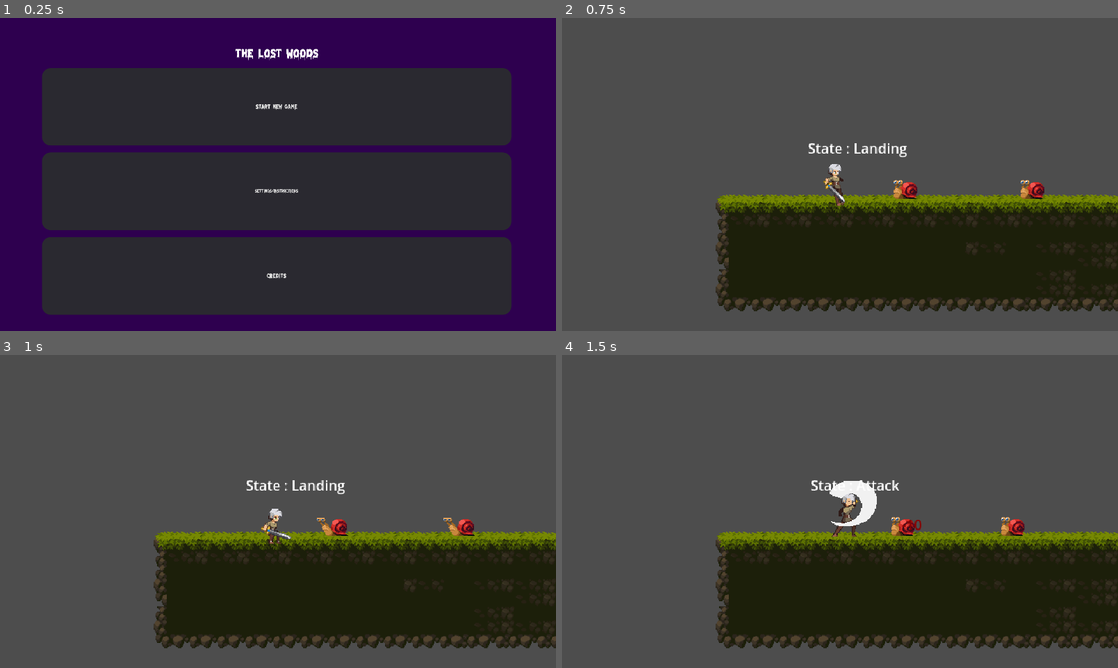
Above: before the commit, frames 1-4 (two rows, left to right).
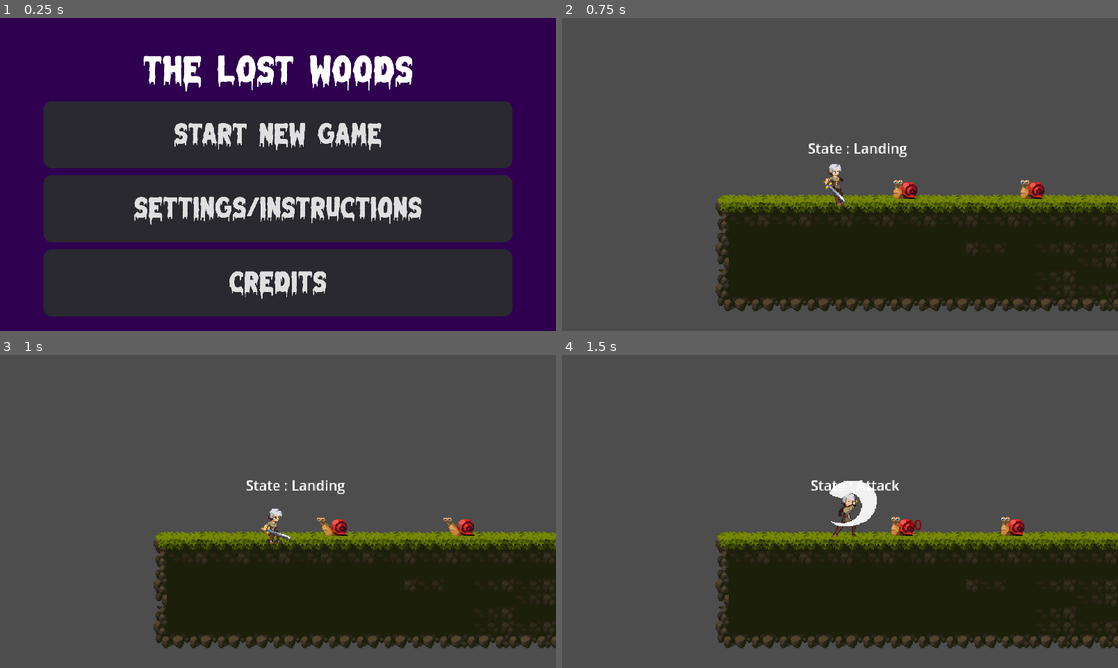
Above: after the commit, the same moments.

Repository: Pikalyx/The-Lost_Woods
Game: Godot game, scene res://main_menu.tscn
Two runs of this game, one before a commit and one after it. Both use one fixed random seed, a clock stepped at 60 frames per second and the inputs below.
Inputs:
- Up to frame 1 (0.25 s): no input
- Up to frame 2 (0.75 s): click "Start New Game" at 0.5 s
- Up to frame 3 (1 s): no input
- Up to frame 4 (1.5 s): hold D (right) from 1.28 s (still down); hold F (attack) from 1.28 s (still down)

The runs differ from the first frame. In frame 1, 23% of the frame differs, in the area x 7-93%, y 9-96%; in frame 2, nothing differs; in frame 3, nothing differs; in frame 4, nothing differs.

Commit message:
Changed font size
Increase font size to make the text visible

Diff:
--- a/Title assets/tittle.tscn
+++ /dev/null
@@ -1,8 +0,0 @@
-[gd_scene format=3 uid="uid://qkdhgv6xeqes"]
-
-[node name="Tittle" type="Label"]
-offset_left = 564.0
-offset_top = 232.0
-offset_right = 661.0
-offset_bottom = 258.0
-text = "Hello Gamer"
--- a/main_menu.tscn
+++ b/main_menu.tscn
@@ -35,10 +35,8 @@
 color = Color(0.180392, 0, 0.309804, 1)
 
 [node name="MarginContainer" type="MarginContainer" parent="."]
-offset_left = -5.0
-offset_top = -2.0
-offset_right = 1916.0
-offset_bottom = 1074.0
+offset_right = 1920.0
+offset_bottom = 1080.0
 theme_override_constants/margin_top = 100
 theme_override_constants/margin_bottom = 50
 
@@ -49,7 +47,7 @@
 [node name="Label" type="Label" parent="MarginContainer/VBoxContainer2"]
 layout_mode = 2
 theme_override_fonts/font = ExtResource("1_ecc2j")
-theme_override_font_sizes/font_size = 40
+theme_override_font_sizes/font_size = 130
 text = "The Lost Woods"
 horizontal_alignment = 1
 
@@ -69,11 +67,12 @@
 layout_mode = 2
 focus_mode = 0
 theme_override_fonts/font = ExtResource("1_ecc2j")
-theme_override_font_sizes/font_size = 20
+theme_override_font_sizes/font_size = 100
 theme_override_styles/normal = SubResource("StyleBoxFlat_8rtt3")
 theme_override_styles/hover = SubResource("StyleBoxFlat_ydo3h")
 theme_override_styles/pressed = SubResource("StyleBoxFlat_l3ych")
 text = "Start New Game"
+text_direction = 1
 
 [node name="MarginContainer2" type="MarginContainer" parent="MarginContainer/VBoxContainer2/VBoxContainer"]
 layout_mode = 2
@@ -87,7 +86,7 @@
 layout_mode = 2
 focus_mode = 0
 theme_override_fonts/font = ExtResource("1_ecc2j")
-theme_override_font_sizes/font_size = 15
+theme_override_font_sizes/font_size = 100
 theme_override_styles/normal = SubResource("StyleBoxFlat_8rtt3")
 theme_override_styles/hover = SubResource("StyleBoxFlat_ydo3h")
 theme_override_styles/pressed = SubResource("StyleBoxFlat_l3ych")
@@ -105,7 +104,7 @@
 layout_mode = 2
 focus_mode = 0
 theme_override_fonts/font = ExtResource("1_ecc2j")
-theme_override_font_sizes/font_size = 20
+theme_override_font_sizes/font_size = 100
 theme_override_styles/normal = SubResource("StyleBoxFlat_8rtt3")
 theme_override_styles/hover = SubResource("StyleBoxFlat_ydo3h")
 theme_override_styles/pressed = SubResource("StyleBoxFlat_l3ych")
--- a/project.godot
+++ b/project.godot
@@ -25,7 +25,6 @@
 window/size/viewport_height=1080
 window/size/mode=3
 window/stretch/mode="viewport"
-window/stretch/aspect="keep_height"
 
 [input]
 
